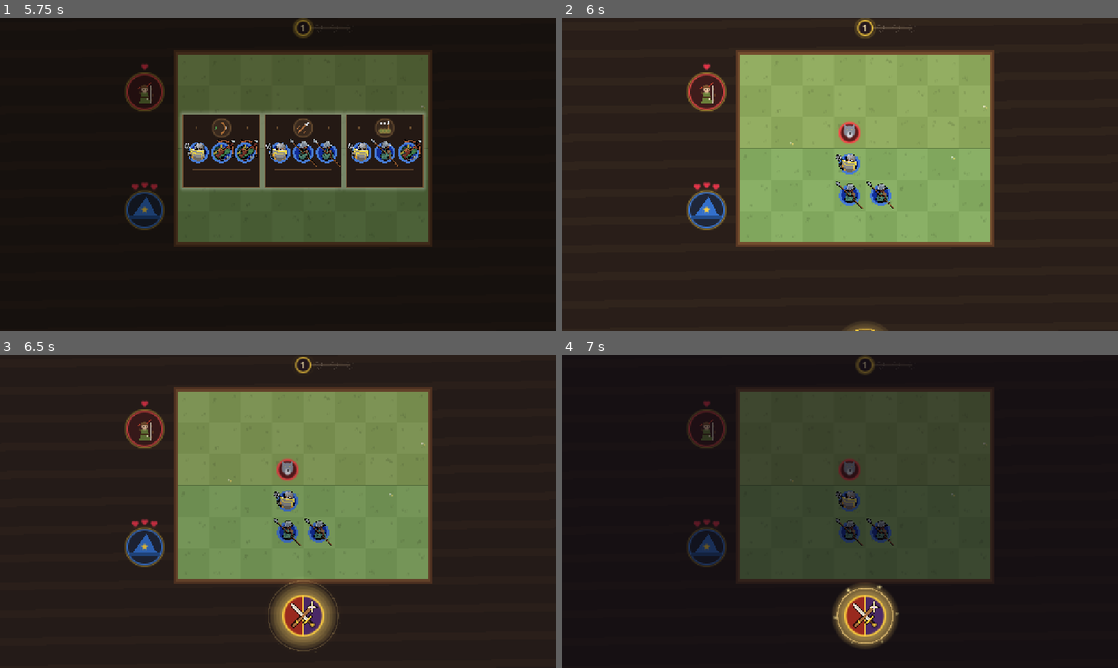
Above: before the commit, frames 1-4 (two rows, left to right).
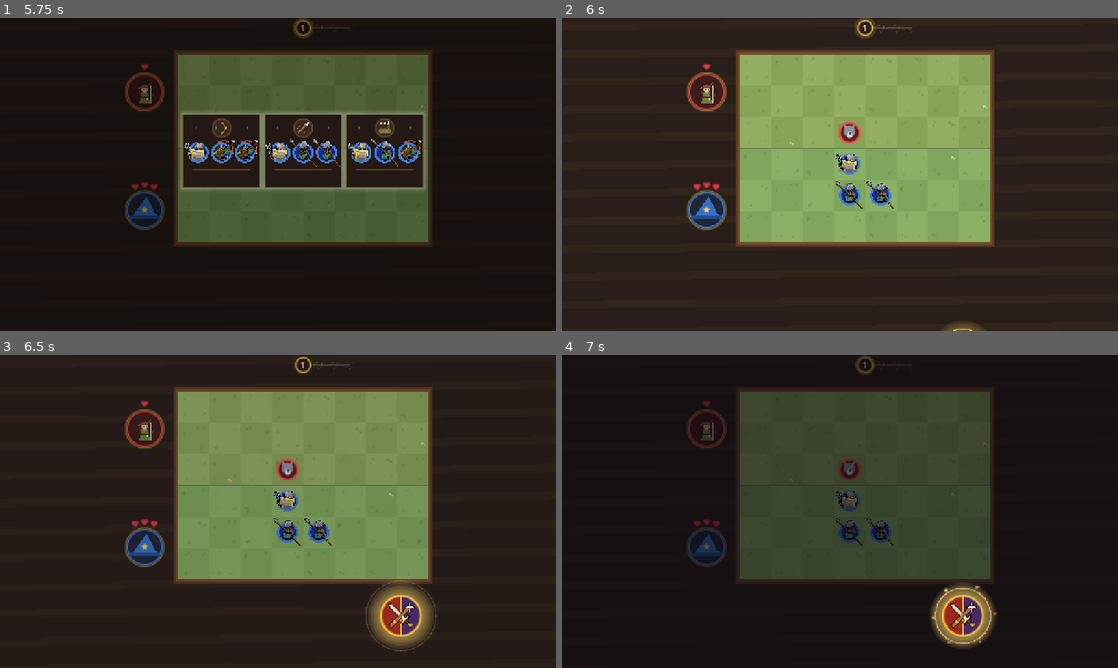
Above: after the commit, the same moments.

Repository: JaspervanderSter/game-off-2026
Game: Godot game, scene res://main.tscn
Same seed, same stepped clock (60 frames per second), same inputs: the game is played once before the commit and once after it. Sound files missing from this copy of the repository are replaced by a short silence.
Inputs (mouse positions are in pixels of both pictures, inside the frame that each line leads up to):
- Up to frame 1 (5.75 s): tap Enter at 0.5, 4.35 s; move the mouse to (400, 158) at 0.52 s; hold W 0.53-1.25 s; tap M at 0.6 s; click (400, 158) at 0.67 s; tap Space at 0.77, 4.52, 5 s; drag from (166, 190) to (250, 237) at 1.27 s; move the mouse to (333, 105) at 2.02 s; hold W 2.03-2.75 s; tap P at 2.1 s; click (61, 212) at 2.75 s; drag from (250, 237) to (111, 127) at 3.52 s; move the mouse to (444, 221) at 4.27 s; hold S 4.28-5 s; drag from (111, 127) to (194, 96) at 5.02 s
- Up to frame 2 (6 s): tap Enter at 5.75 s; move the mouse to (867, 174) at 5.77 s; hold S from 5.78 s (still down); tap 1 at 5.85 s; click (867, 174) at 5.92 s
- Up to frame 3 (6.5 s): keep holding S
- Up to frame 4 (7 s): release S at 6.5 s; drag from (756, 433) to (728, 527) at 6.52 s

Frame 1 is identical in both runs. In frame 2, 0.2% of the frame differs, in the area x 51-76%, y 97-100%; in frame 3, 4.0%, in the area x 48-79%, y 72-96%; in frame 4, 3.7%.

Commit message:
Keep the fight button right of the bench from the first duel
The hunter and the druid showed the fight button centred under the board,
then it moved right of the bench once the shop arrived: the duels meant to
teach the controls taught a special case. The bench and the button now share
the row under the board in every duel.

Co-Authored-By: Claude Opus 5.5 <noreply@anthropic.com>

Diff:
--- a/prototypes/prototype_02/scripts/ui/hud.gd
+++ b/prototypes/prototype_02/scripts/ui/hud.gd
@@ -16,10 +16,9 @@
 const CRYSTAL_RING := 24.0 # from the medallion edge to the crystal arc
 const PILL_GAP := 10.0 # from the medallion edge to the gold pill
 const PILL_DROP := 24.0 # the pill sits this far below the medallion centre
-# Before the shop, the board and the medallions are centred together and the
-# fight button sits under the board; with the shop, the board takes its final
-# place between the medallions and the stall, with the bench and then the
-# fight button under it.
+# Before the shop, the board and the medallions are centred together; with the
+# shop, the board takes its final place between the medallions and the stall.
+# In both, the bench and then the fight button share the row under the board.
 const SHOPLESS_BOARD_X := 410.0
 const SHOPLESS_MEDALLION_X := 333.0
 const SHOP_BOARD_X := 352.0
@@ -463,14 +462,12 @@
 	var medallion_x := SHOP_MEDALLION_X if shop else SHOPLESS_MEDALLION_X
 	Rules.BOARD_POS = Vector2(board_x, Rules.BOARD_POS.y)
 	medallion_centers = [Vector2(medallion_x, PLAYER_MEDALLION_Y), Vector2(medallion_x, ENEMY_MEDALLION_Y)]
+	# The bench and the fight button share the row under the board in every
+	# duel, so the button the first duels teach stays where it will always be.
 	var bench_width := Rules.CELL * Rules.RESERVE_CAP
-	var fight_x := board_x + Rules.BOARD_SIZE.x * 0.5
-	var bench_x := board_x + (Rules.BOARD_SIZE.x - bench_width) * 0.5
-	if shop:
-		# The bench and the fight button share the row under the board.
-		var row := bench_width + FIGHT_BENCH_GAP + Rules.FIGHT_RADIUS * 2.0
-		bench_x = board_x + (Rules.BOARD_SIZE.x - row) * 0.5
-		fight_x = bench_x + bench_width + FIGHT_BENCH_GAP + Rules.FIGHT_RADIUS
+	var row := bench_width + FIGHT_BENCH_GAP + Rules.FIGHT_RADIUS * 2.0
+	var bench_x := board_x + (Rules.BOARD_SIZE.x - row) * 0.5
+	var fight_x := bench_x + bench_width + FIGHT_BENCH_GAP + Rules.FIGHT_RADIUS
 	Rules.RESERVE_POS = Vector2(bench_x, BENCH_Y)
 	Rules.FIGHT_CENTER = Vector2(fight_x, FIGHT_Y)
 	layout_column(rules)
--- a/prototypes/prototype_02/tests/run_tests.gd
+++ b/prototypes/prototype_02/tests/run_tests.gd
@@ -3251,8 +3251,8 @@
 func _test_screen_layout() -> void:
 	Hud.layout_screen(OpponentDB.ruleset(0))
 	var shopless_board := Rect2(Rules.BOARD_POS, Rules.BOARD_SIZE)
-	check(absf(Rules.FIGHT_CENTER.x - shopless_board.get_center().x) < 0.5 and Rules.FIGHT_CENTER.y - Rules.FIGHT_RADIUS > shopless_board.end.y,
-		"before the shop the fight button sits under the board's centre")
+	var shopless_fight := Rules.FIGHT_CENTER - shopless_board.position
+	var shopless_bench := Rules.RESERVE_POS - shopless_board.position
 	var left := Hud.medallion_centers[0].x - Hud.MEDALLION_RADIUS
 	check(absf((left + shopless_board.end.x) * 0.5 - 640.0) < 30.0, "before the shop the board and the medallions are centred together")
 	for team in 2:
@@ -3264,6 +3264,8 @@
 	check(board.position.x < shopless_board.position.x and Rules.FIGHT_CENTER.x - Rules.FIGHT_RADIUS > bench_end.x
 		and Rules.FIGHT_CENTER.x + Rules.FIGHT_RADIUS * Hud.FIGHT_HOVER_SCALE < Hud.stall_rect().position.x,
 		"with the shop the fight button sits right of the bench, clear of the stall")
+	check((Rules.FIGHT_CENTER - board.position).is_equal_approx(shopless_fight) and (Rules.RESERVE_POS - board.position).is_equal_approx(shopless_bench),
+		"the fight button and the bench keep the same place under the board before and with the shop")
 	for count in [1, 3, 6, 10]:
 		var gaps: Array[float] = []
 		var inner: int = count if count <= Hud.HEART_ARC else ceili(count / 2.0)
Not shown, changed: docs/design/Prototype 02.md
Not shown, changed: docs/design/prototype_02/Journey and Opponents.md
